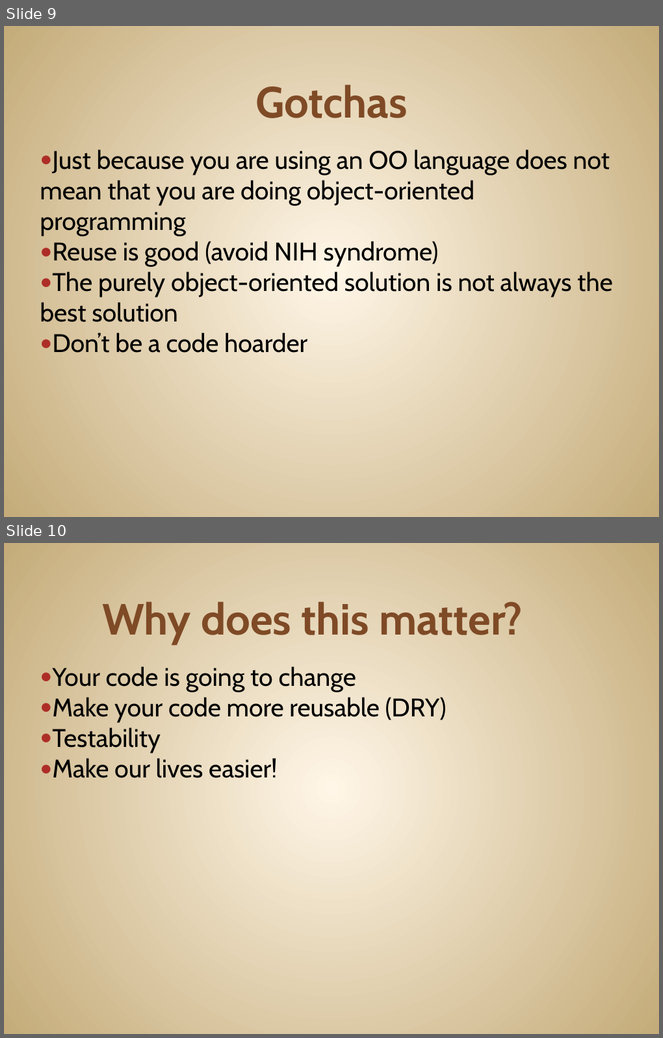
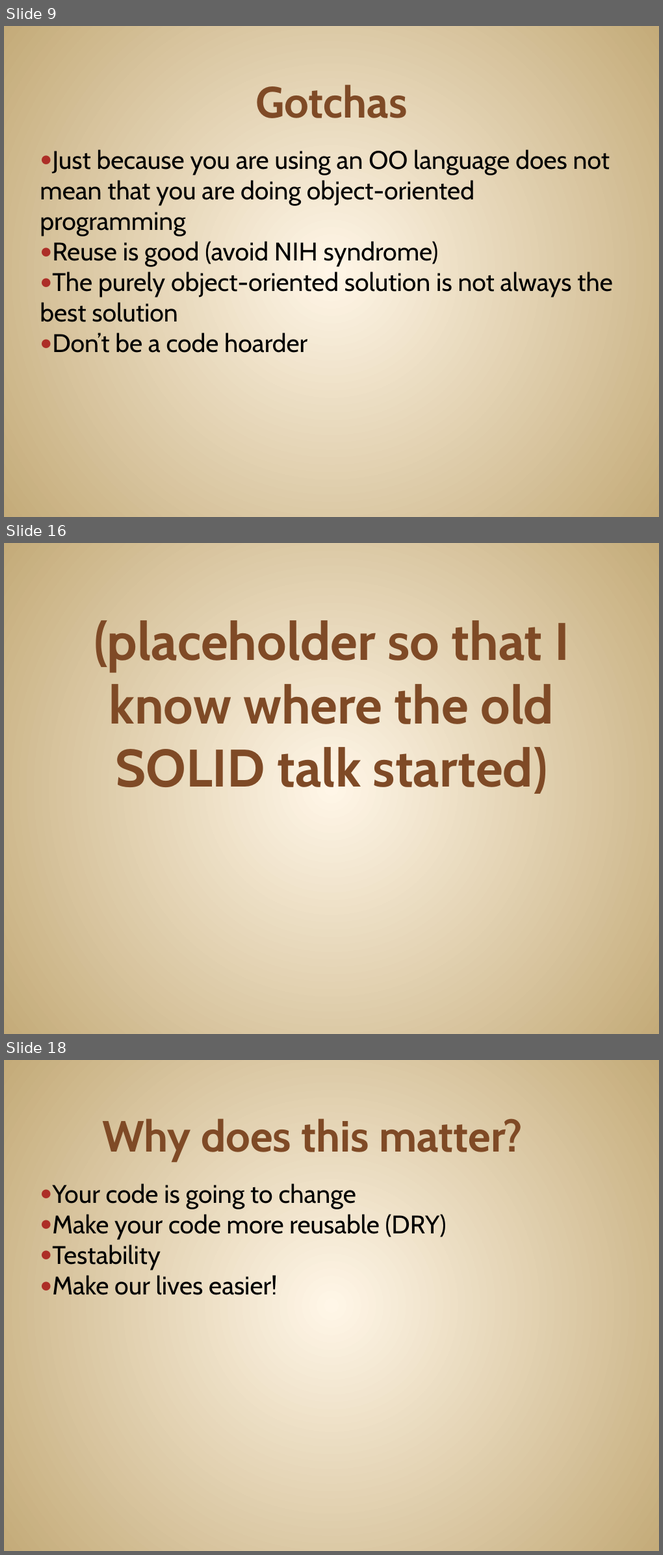
Before and after one commit to JonKruger/oop-solid-sample, a slide deck: slides/OOP-SOLID-CodeMash.pptx. Shown one above the other, each under a label of ours: slides 9 and 10 before the commit, slides 9, 16 and 18 after it; the slides between them are not shown. The pictures are 663x1038 and 663x1555 pixels, drawn with LibreOffice and Linux fonts; fonts in the diff are those of the drawing. Boxes give left, top, right and bottom in pixels: in the first picture for what was removed or moved away, otherwise in the second. Text is boxed around its words. In the diff, an @@ line names an element or a change of style, - is before the commit and + after.

```diff
--- a/slides/OOP-SOLID-CodeMash.pptx
+++ b/slides/OOP-SOLID-CodeMash.pptx
@@ slide 16 added at (4, 543, 659, 1034), background gradient #FFF7E8 to #C4AA7A @@
@@ title added at (94, 620, 570, 794), 58 pt, text #804B26, bold @@
+(placeholder so that I know where the old SOLID talk started)
@@ what was slide 10 is now slide 18 @@
```
Also in this commit, not shown: 2 slides changed, 7 other slides added.
